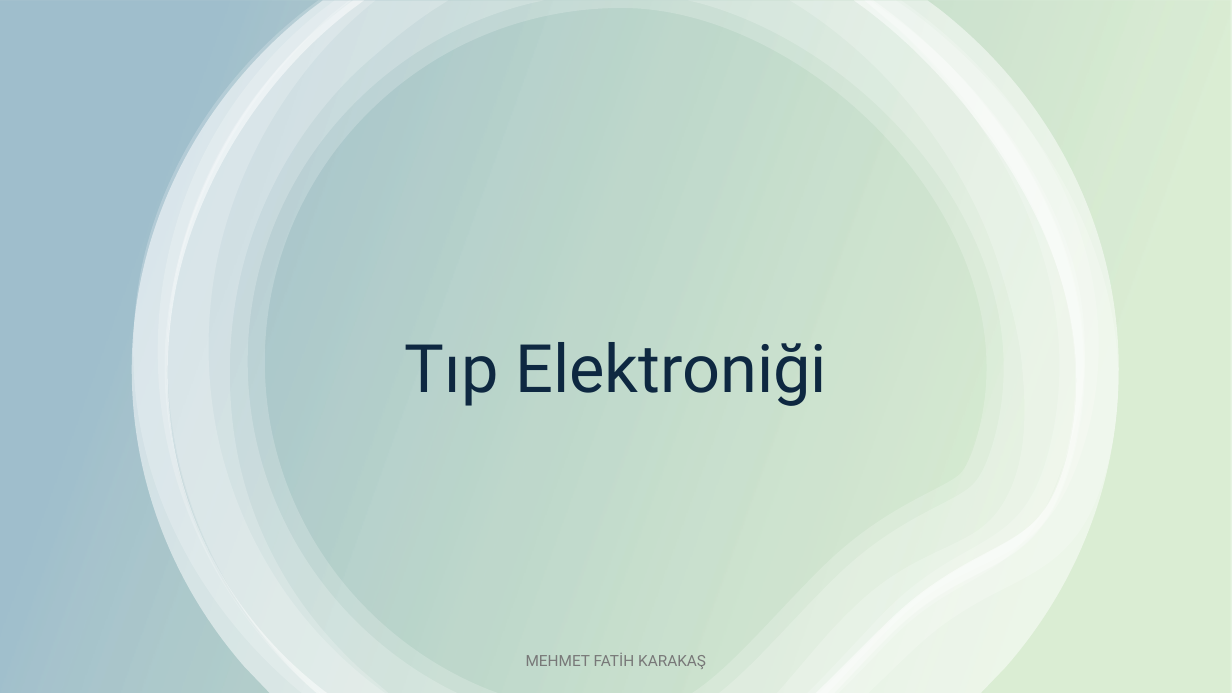
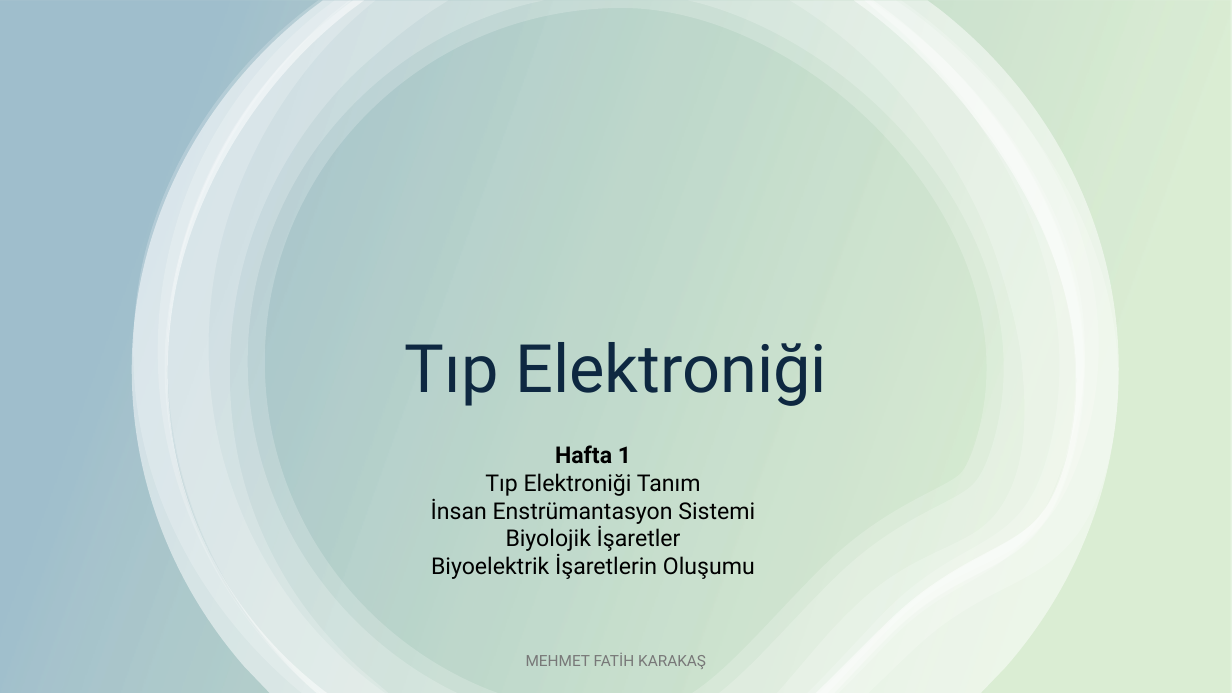
Before and after one commit to karakasmf/Medical-Electronic, a slide deck: slide 1 of ME-1.pptx. Drawn at 1232x693 pixels with LibreOffice and Linux fonts; fonts in the diff are those of the drawing. Boxes give left, top, right and bottom in pixels: in the first picture for what was removed or moved away, otherwise in the second. Text is boxed around its words. In the diff, an @@ line names an element or a change of style, - is before the commit and + after.

Commit message:
hafta2

```diff
--- a/ME-1.pptx
+++ b/ME-1.pptx
@@ text added at <box>431,445,755,579</box>, 18 pt, text #000000 @@
+Hafta 1
+Tıp Elektroniği Tanım
+İnsan Enstrümantasyon Sistemi
+Biyolojik İşaretler
+Biyoelektrik İşaretlerin Oluşumu
```
Also in this commit, not shown: 4 other files.
